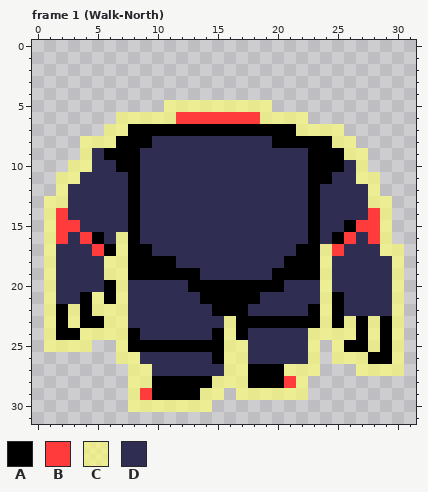
File history of a pixel-art file, Assets/Textures/Exports/MeleeWalk.aseprite. The picture above is the old version.
32x32 pixels, 23 frames. Shown: frame 1 (Walk-North). The commit also changed other frames, which this record leaves out.
Palette (. is transparent): A #000000  B #ff3b3b  C #fdff73a8  D #302d53
Pixels before, frame 1 (Walk-North), first column x 1:
 5 ..........CCCCCCCCC...........
 6 ......CCCCCBBBBBBBCCCC........
 7 .....CCAAAAAAAAAAAAAACCCC.....
 8 ...CCCAAADDDDDDDDDDAAAAACC....
 9 ...CDAAADDDDDDDDDDDDDDAAACC...
10 ..CCDDAADDDDDDDDDDDDDDAAADC...
11 .CCDDDDADDDDDDDDDDDDDDAADDCC..
12 .CDDDDDADDDDDDDDDDDDDDADDDDC..
13 CCDDDDDADDDDDDDDDDDDDDADDDDCC.
14 CBDDDDDADDDDDDDDDDDDDDADDDDBC.
15 CBBDDDDADDDDDDDDDDDDDDADDABBC.
16 CBDBADCADDDDDDDDDDDDDDADABDBC.
17 CDDDBACAADDDDDDDDDDDDAACBDDDCC
18 CDDDDCCAAAADDDDDDDDDAAACDDDDDC
19 CDDDDCCAAAAAADDDDDDAAAACDDDDDC
20 CDDDDACDDDDDAAAAAAAADDDCDDDDDC
21 CDDACACDDDDDDAAAAADDDDDCADDDDC
22 CACACCCDDDDDDDAAADDDDDACADDDDC
23 CACAACCDDDDDDDDCAAAAAAACACACAC
24 CAACCCCADDDDDDACADDDDDCCCCACAC
25 CCCC..CAAAAAAAACCDDDDDC.CAACAC
26 ......CCDDDDDDACCDDDDDC.CCCAAC
27 .......CCDDDDDDCCAAACCC...CCCC
28 .......CCAAAAACCCAAABC........
29 .......CBAAAACC.CCCCCC........
30 .......CCCCCCC................
After the commit:
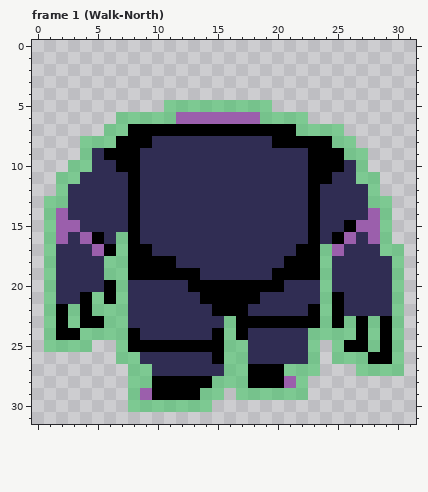
Change:
colour B: #ff3b3b -> #9b5fac
colour C: #fdff73a8 -> #34c65a85
Boxes around the changes in both pictures, in picture pixels (x1, y1, x2, y2):
changed: (44, 100, 404, 412)
